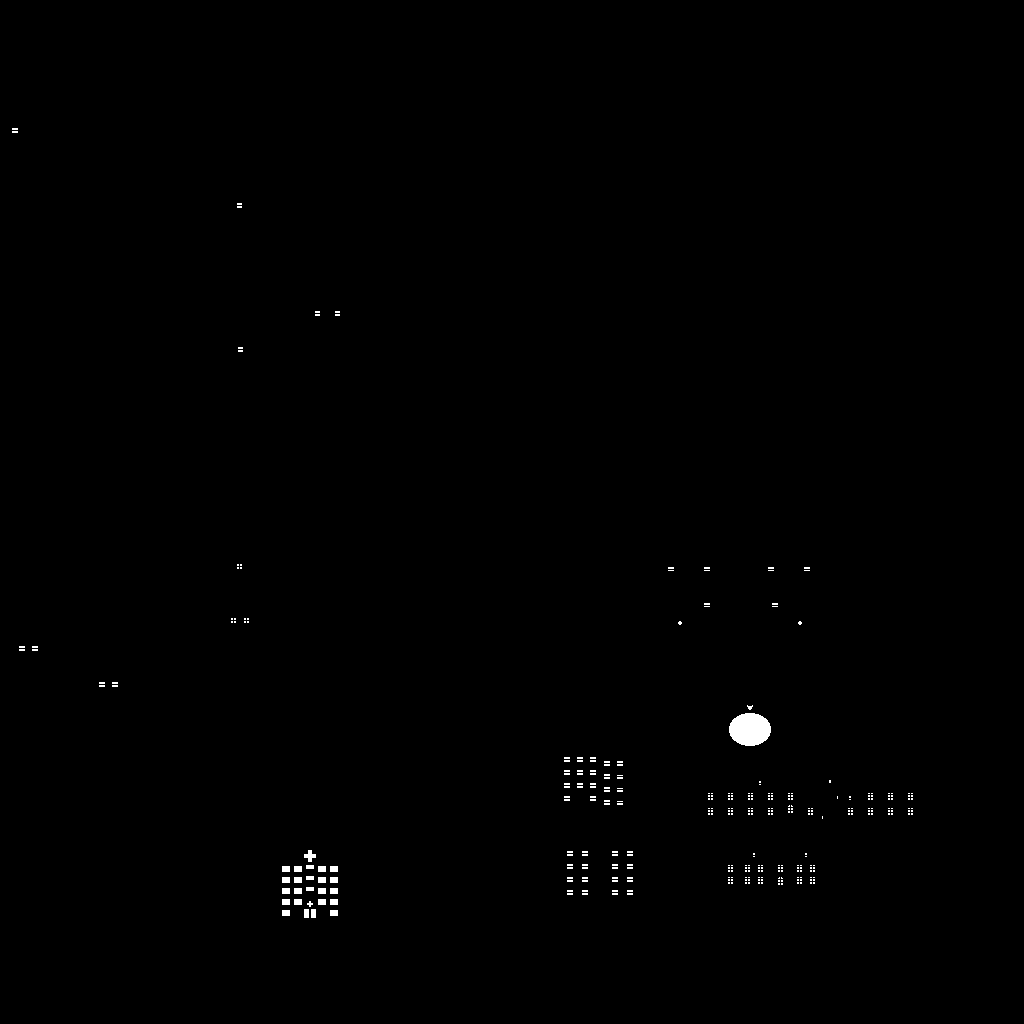
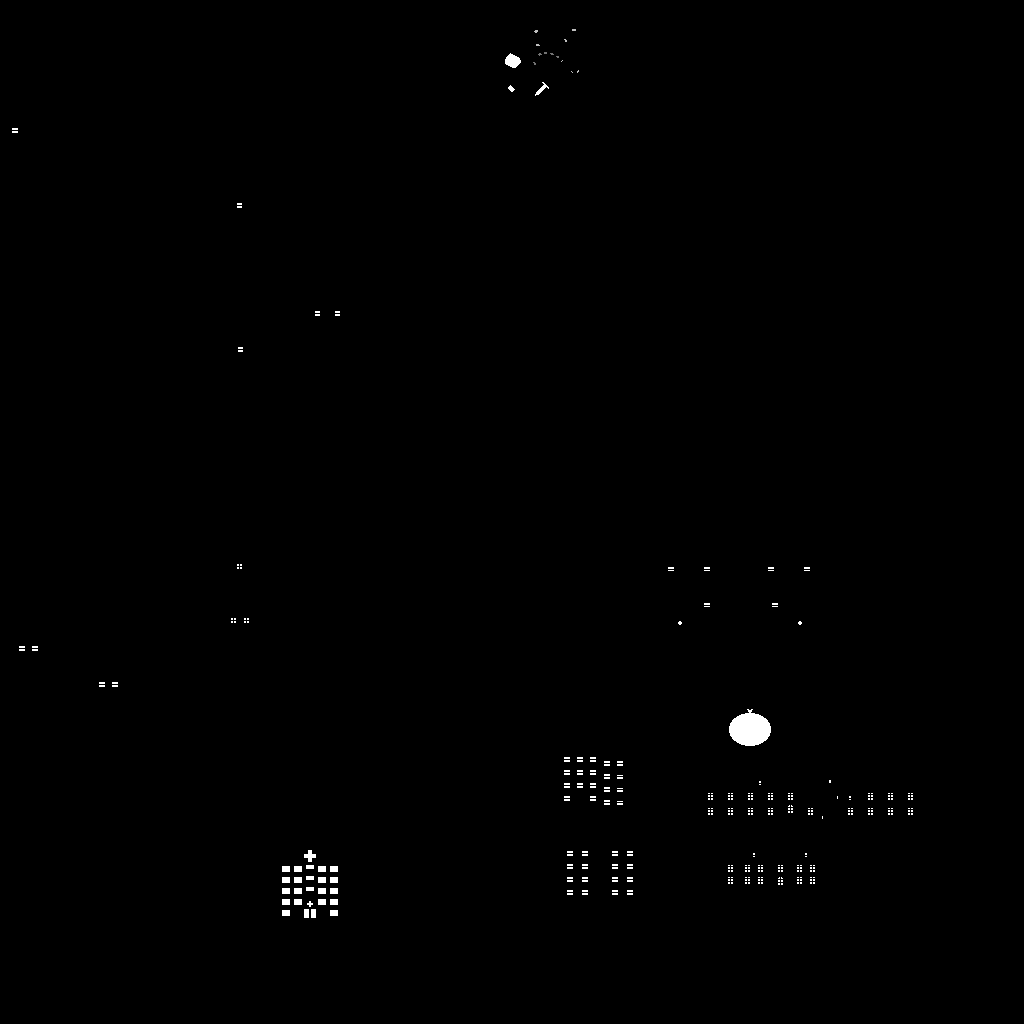
Revision of a layered 1024 × 1024 image; what changed, layer by layer:
painted on "Layer #2" over [505, 29, 753, 713]
painted on "base.png copy" over [747, 705, 753, 713]
